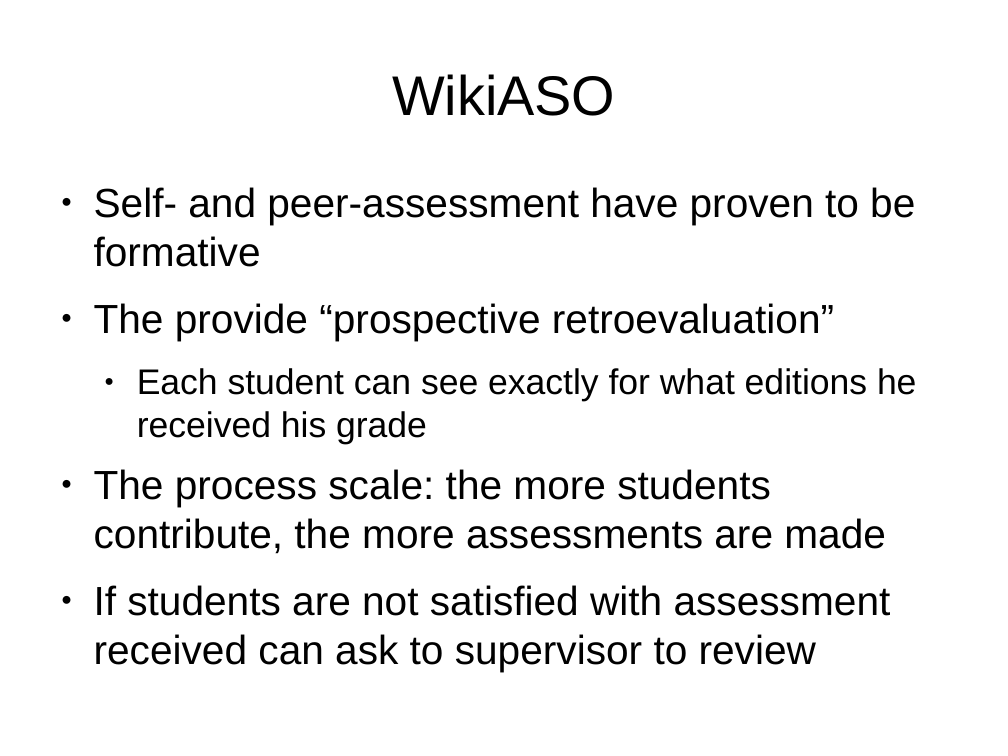
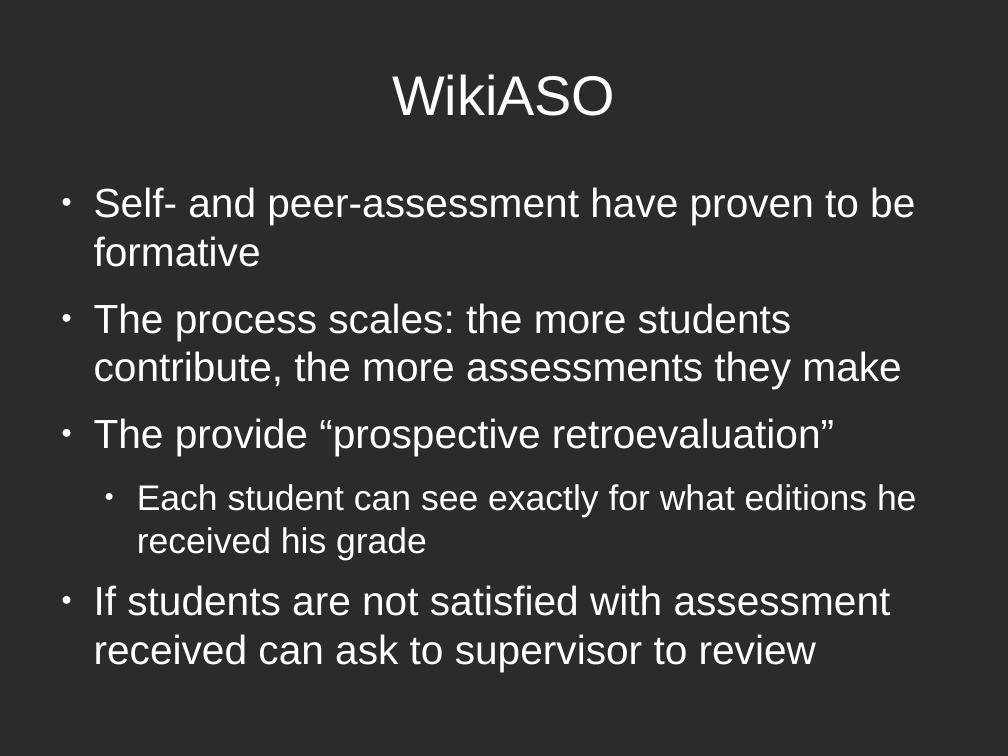
Before and after one commit to DrPantera/wikis4education, a slide deck: slide 36 of brunel-2014/wiki-assessment.odp. Drawn at 1008x756 pixels with LibreOffice and Linux fonts; fonts in the diff are those of the drawing; background and template pictures are left out; a plain dark background stands for a picture behind light text. Boxes give left, top, right and bottom in pixels: in the first picture for what was removed or moved away, otherwise in the second. Text is boxed around its words. In the diff, an @@ line names an element or a change of style, - is before the commit and + after.

```diff
--- a/brunel-2014/wiki-assessment.odp
+++ b/brunel-2014/wiki-assessment.odp
@@ background #FFFFFF to picture (left out) @@
@@ title "WikiASO" at (392, 74, 615, 116): text colour #000000 to #FFFFFF @@
@@ text at (94, 187, 917, 671): text colour #000000 to #FFFFFF in "Self- and peer-assessment have proven to be ...", "The provide “prospective retroevaluation”", "Each student can see exactly for what ...", "If students are not satisfied with assessment ..."; bullet colour #000000 to #FFFFFF @@
@@ text at (94, 303, 901, 389): paragraph added @@
+● The process scales: the more students contribute, the more assessments they make
@@ text at (94, 469, 886, 554): paragraph removed @@
-● The process scale: the more students contribute, the more assessments are made
```
Also in this commit, not shown: 37 other slides changed, 5 slides added, 5 slides removed, 1 other file.
